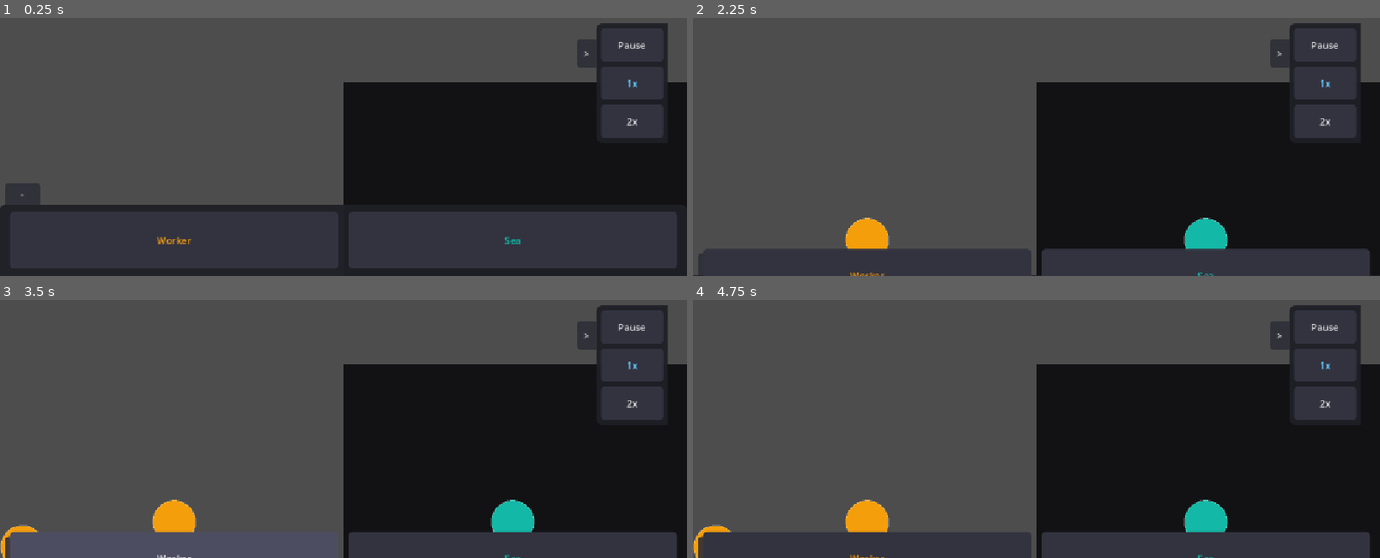
Above: before the commit, frames 1-4 (two rows, left to right).
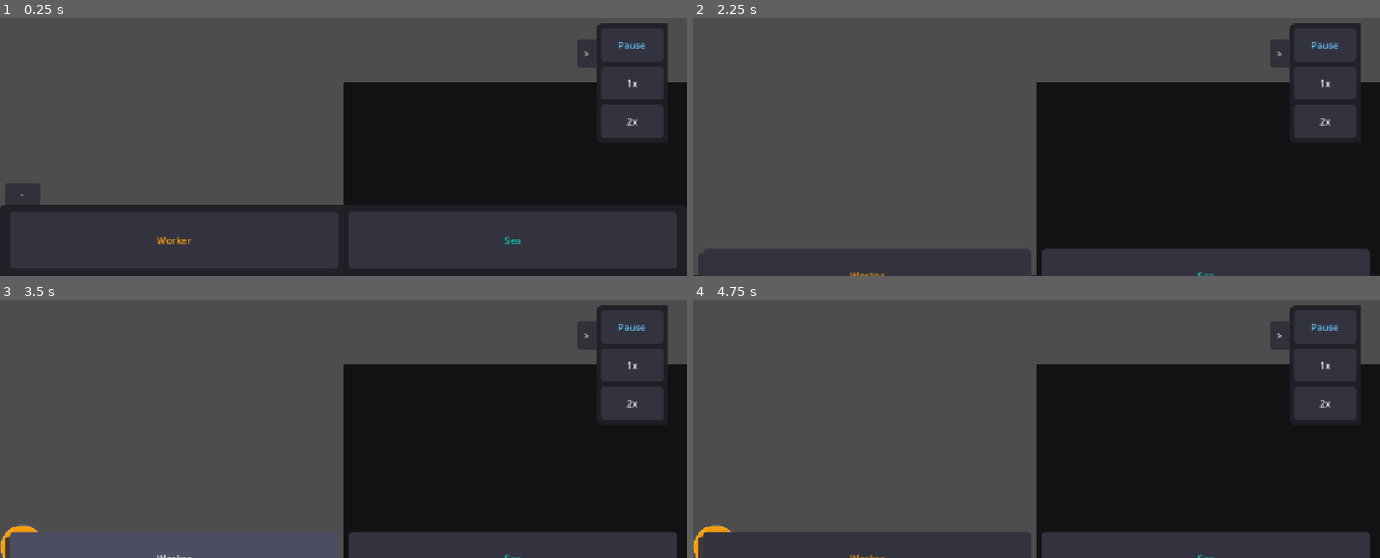
Above: after the commit, the same moments.

Repository: grigorysolomatov/hermes-graph-game-godot
Game: Godot game, scene res://root.tscn
Same seed, same stepped clock (60 frames per second), same inputs: the game is played once before the commit and once after it.
Inputs:
- Up to frame 1 (0.25 s): no input
- Up to frame 2 (2.25 s): click "Worker" at 0.5 s; click "Sea" at 1.25 s; click "-" at 2 s
- Up to frame 3 (3.5 s): click "+" at 2.75 s
- Up to frame 4 (4.75 s): click ">" at 3.5 s; click "<" at 4.25 s

The runs differ from the first frame. In frame 1, less than 0.1% of the frame differs, in the area x 90-94%, y 9-27%; in frame 2, 1.4%; in frame 3, 1.4%, in the area x 22-94%, y 9-91%; in frame 4, 1.4%.

Commit message:
fix: node drag, context menu, inventory, start paused

Diff:
--- a/graph-game/scenes/Node.tscn
+++ b/graph-game/scenes/Node.tscn
@@ -19,22 +19,10 @@
 expand_mode = 1
 stretch_mode = 5
 
-[node name="InventoryBox" type="HBoxContainer" parent="."]
+[node name="InventoryBox" type="VBoxContainer" parent="."]
 layout_mode = 0
-offset_left = -30.0
+offset_left = -40.0
 offset_top = 42.0
-offset_right = 30.0
-offset_bottom = 66.0
+offset_right = 40.0
+offset_bottom = 90.0
 alignment = 1
-
-[node name="InvIcon" type="TextureRect" parent="InventoryBox"]
-layout_mode = 2
-custom_minimum_size = Vector2(24, 24)
-expand_mode = 1
-stretch_mode = 5
-
-[node name="InvLabel" type="Label" parent="InventoryBox"]
-layout_mode = 2
-text = "0"
-theme_override_font_sizes/font_size = 20
-theme_override_colors/font_color = Color(0.9, 0.9, 0.9, 1)
--- a/graph-game/scenes/NodeMenu.tscn
+++ b/graph-game/scenes/NodeMenu.tscn
@@ -86,5 +86,3 @@
 text = "Sea"
 
 [connection signal="pressed" from="ToggleBtn" to="." method="_on_toggle_pressed"]
-[connection signal="button_down" from="Panel/HBox/WorkerBtn" to="." method="_on_worker_drag_started"]
-[connection signal="button_down" from="Panel/HBox/SeaBtn" to="." method="_on_sea_drag_started"]
--- a/graph-game/scripts/game_state.gd
+++ b/graph-game/scripts/game_state.gd
@@ -19,7 +19,7 @@
 var _next_edge_id: int = 0
 var _tick_timer: float = 0.0
 var _tick_interval: float = TICK_INTERVAL_1X
-var paused: bool = false
+var paused: bool = true
 var speed_multiplier: int = 1  # 1 or 2
 
 func _ready() -> void:
--- a/graph-game/scripts/main.gd
+++ b/graph-game/scripts/main.gd
@@ -73,7 +73,7 @@
 		return
 	_context_menu.node_id = node_id
 	var screen_pos: Vector2 = get_viewport().get_canvas_transform() * world_pos
-	screen_pos.y -= 70.0
+	screen_pos.y -= 100.0
 	screen_pos.x -= 80.0
 	_context_menu.position = screen_pos
 	_context_menu.show()
--- a/graph-game/scripts/node_menu.gd
+++ b/graph-game/scripts/node_menu.gd
@@ -16,6 +16,8 @@
 var _fish_tex: Texture2D = null
 
 @onready var _toggle_btn: Button = $ToggleBtn
+@onready var _worker_btn: Button = $Panel/HBox/WorkerBtn
+@onready var _sea_btn: Button = $Panel/HBox/SeaBtn
 
 func set_textures(labor: Texture2D, fish: Texture2D) -> void:
 	_labor_tex = labor
@@ -37,53 +39,79 @@
 		_tween.tween_property(self, "offset_top", EXPANDED_OFFSET, 0.25)
 		_toggle_btn.text = "-"
 
-func _on_worker_drag_started() -> void:
-	_begin_drag(GameState.NodeType.WORKER)
-
-func _on_sea_drag_started() -> void:
-	_begin_drag(GameState.NodeType.SEA)
-
-func _begin_drag(type: GameState.NodeType) -> void:
-	_drag_type = type
-	_dragging = true
-
 func _screen_to_world(screen_pos: Vector2) -> Vector2:
 	return get_viewport().get_canvas_transform().affine_inverse() * screen_pos
 
 func _input(event: InputEvent) -> void:
+	# Detect drag start from a press inside a node button
 	if not _dragging:
+		var screen_pos: Vector2 = Vector2.ZERO
+		var is_press: bool = false
+		if event is InputEventScreenTouch and event.pressed:
+			screen_pos = event.position
+			is_press = true
+		elif event is InputEventMouseButton and event.button_index == MOUSE_BUTTON_LEFT and event.pressed:
+			screen_pos = event.position
+			is_press = true
+		if is_press and is_instance_valid(_worker_btn) and is_instance_valid(_sea_btn):
+			if _worker_btn.get_global_rect().has_point(screen_pos):
+				_drag_type = GameState.NodeType.WORKER
+				_dragging = true
+				_spawn_ghost(screen_pos)
+				get_viewport().set_input_as_handled()
+				return
+			elif _sea_btn.get_global_rect().has_point(screen_pos):
+				_drag_type = GameState.NodeType.SEA
+				_dragging = true
+				_spawn_ghost(screen_pos)
+				get_viewport().set_input_as_handled()
+				return
 		return
+
+	# Already dragging: track motion and release
 	var pos: Vector2 = Vector2.ZERO
 	var released: bool = false
+	var has_event: bool = true
+
 	if event is InputEventScreenTouch:
 		pos = event.position
 		released = not event.pressed
+	elif event is InputEventScreenDrag:
+		pos = event.position
 	elif event is InputEventMouseMotion:
 		pos = event.position
-	elif event is InputEventMouseButton:
+	elif event is InputEventMouseButton and event.button_index == MOUSE_BUTTON_LEFT:
 		pos = event.position
 		released = not event.pressed
 	else:
+		has_event = false
+
+	if not has_event:
 		return
 
-	if _ghost == null and _game_world != null:
-		_spawn_ghost(pos)
 	if _ghost != null:
 		_ghost.global_position = _screen_to_world(pos)
 
 	if released:
 		_finish_drag(pos)
+		get_viewport().set_input_as_handled()
 
-func _spawn_ghost(_screen_pos: Vector2) -> void:
+func _spawn_ghost(screen_pos: Vector2) -> void:
+	if _game_world == null:
+		return
 	var scene: PackedScene = load("res://scenes/Node.tscn")
 	_ghost = scene.instantiate()
 	_game_world.add_child(_ghost)
 	_ghost.setup_ghost(_drag_type, _labor_tex, _fish_tex)
+	_ghost.global_position = _screen_to_world(screen_pos)
 
 func _finish_drag(screen_pos: Vector2) -> void:
 	_dragging = false
 	if _ghost != null:
-		var world_pos: Vector2 = _screen_to_world(screen_pos)
 		_ghost.queue_free()
 		_ghost = null
-		spawn_node_requested.emit(_drag_type, world_pos)
+	# Cancel if released inside the NodeMenu panel
+	if get_global_rect().has_point(screen_pos):
+		return
+	var world_pos: Vector2 = _screen_to_world(screen_pos)
+	spawn_node_requested.emit(_drag_type, world_pos)
--- a/graph-game/scripts/node_view.gd
+++ b/graph-game/scripts/node_view.gd
@@ -6,19 +6,23 @@
 const NODE_RADIUS: float = 36.0
 const WORKER_COLOR: Color = Color(0.961, 0.620, 0.043)
 const SEA_COLOR: Color = Color(0.078, 0.722, 0.651)
+const DRAG_THRESHOLD: float = 10.0
 
 var node_id: int = -1
 var node_type: GameState.NodeType = GameState.NodeType.WORKER
 var is_ghost: bool = false
 
 @onready var _icon: TextureRect = $Circle/Icon
-@onready var _inventory_box: HBoxContainer = $InventoryBox
-@onready var _inv_icon: TextureRect = $InventoryBox/InvIcon
-@onready var _inv_label: Label = $InventoryBox/InvLabel
+@onready var _inventory_box: VBoxContainer = $InventoryBox
 
 var _labor_tex: Texture2D
 var _fish_tex: Texture2D
 var _color: Color = WORKER_COLOR
+
+var _tracking: bool = false
+var _touch_start_screen: Vector2 = Vector2.ZERO
+var _is_dragging: bool = false
+static var _drag_owner: int = -1
 
 func setup(id: int, type: GameState.NodeType, labor_texture: Texture2D, fish_texture: Texture2D) -> void:
 	node_id = id
@@ -56,17 +60,31 @@
 func _update_inventory() -> void:
 	if is_ghost or not is_instance_valid(_inventory_box):
 		return
-	var res: GameState.ResourceType
-	var tex: Texture2D
+	for child in _inventory_box.get_children():
+		child.queue_free()
+	var show_resources: Array = []
 	if node_type == GameState.NodeType.WORKER:
-		res = GameState.ResourceType.LABOR
-		tex = _labor_tex
+		show_resources = [GameState.ResourceType.LABOR]
 	else:
-		res = GameState.ResourceType.FISH
-		tex = _fish_tex
-	var count: int = GameState.get_node_inventory_count(node_id, res)
-	_inv_icon.texture = tex
-	_inv_label.text = str(count)
+		if GameState.get_node_inventory_count(node_id, GameState.ResourceType.LABOR) > 0:
+			show_resources.append(GameState.ResourceType.LABOR)
+		show_resources.append(GameState.ResourceType.FISH)
+	for res: GameState.ResourceType in show_resources:
+		var count: int = GameState.get_node_inventory_count(node_id, res)
+		var row := HBoxContainer.new()
+		row.alignment = BoxContainer.ALIGNMENT_CENTER
+		var icon := TextureRect.new()
+		icon.custom_minimum_size = Vector2(20, 20)
+		icon.expand_mode = TextureRect.EXPAND_FIT_WIDTH_PROPORTIONAL
+		icon.stretch_mode = TextureRect.STRETCH_KEEP_ASPECT_CENTERED
+		icon.texture = _labor_tex if res == GameState.ResourceType.LABOR else _fish_tex
+		var lbl := Label.new()
+		lbl.text = str(count)
+		lbl.add_theme_font_size_override("font_size", 18)
+		lbl.add_theme_color_override("font_color", Color(0.9, 0.9, 0.9))
+		row.add_child(icon)
+		row.add_child(lbl)
+		_inventory_box.add_child(row)
 
 func _on_tick() -> void:
 	_update_inventory()
@@ -74,18 +92,52 @@
 func _input(event: InputEvent) -> void:
 	if is_ghost:
 		return
-	var screen_pos: Vector2 = Vector2.ZERO
-	var pressed: bool = false
-	if event is InputEventScreenTouch:
-		pressed = event.pressed
-		screen_pos = event.position
-	elif event is InputEventMouseButton and event.button_index == MOUSE_BUTTON_LEFT:
-		pressed = event.pressed
-		screen_pos = event.position
-	if not pressed:
+
+	# Press: start tracking if on this node and no other node owns the drag
+	if (event is InputEventScreenTouch and event.pressed) or \
+	   (event is InputEventMouseButton and event.button_index == MOUSE_BUTTON_LEFT and event.pressed):
+		if _drag_owner >= 0 and _drag_owner != node_id:
+			return
+		var screen_pos: Vector2 = event.position
+		var world_pos: Vector2 = get_viewport().get_canvas_transform().affine_inverse() * screen_pos
+		var local: Vector2 = to_local(world_pos)
+		if local.length() <= NODE_RADIUS + 10.0:
+			_tracking = true
+			_is_dragging = false
+			_touch_start_screen = screen_pos
+			_drag_owner = node_id
+			get_viewport().set_input_as_handled()
 		return
-	var world_pos: Vector2 = get_viewport().get_canvas_transform().affine_inverse() * screen_pos
-	var local: Vector2 = to_local(world_pos)
-	if local.length() <= NODE_RADIUS + 10.0:
-		node_tapped.emit(node_id, global_position)
+
+	if not _tracking or _drag_owner != node_id:
+		return
+
+	# Motion: update drag
+	if event is InputEventScreenDrag or event is InputEventMouseMotion:
+		var screen_pos: Vector2 = event.position
+		if not _is_dragging:
+			if screen_pos.distance_to(_touch_start_screen) > DRAG_THRESHOLD:
+				_is_dragging = true
+		if _is_dragging:
+			var world_pos: Vector2 = get_viewport().get_canvas_transform().affine_inverse() * screen_pos
+			global_position = world_pos
+			if node_id >= 0 and GameState.nodes.has(node_id):
+				GameState.nodes[node_id]["position"] = world_pos
+			get_viewport().set_input_as_handled()
+		return
+
+	# Release
+	if (event is InputEventScreenTouch and not event.pressed) or \
+	   (event is InputEventMouseButton and event.button_index == MOUSE_BUTTON_LEFT and not event.pressed):
+		if _is_dragging:
+			var screen_pos: Vector2 = event.position
+			var world_pos: Vector2 = get_viewport().get_canvas_transform().affine_inverse() * screen_pos
+			global_position = world_pos
+			if node_id >= 0 and GameState.nodes.has(node_id):
+				GameState.nodes[node_id]["position"] = world_pos
+		else:
+			node_tapped.emit(node_id, global_position)
+		_tracking = false
+		_is_dragging = false
+		_drag_owner = -1
 		get_viewport().set_input_as_handled()
--- a/graph-game/scripts/time_controls.gd
+++ b/graph-game/scripts/time_controls.gd
@@ -13,7 +13,7 @@
 @onready var _speed2_btn: Button = $Panel/VBox/Speed2Btn
 
 func _ready() -> void:
-	_set_active_speed(1)
+	_set_active_speed(-1)
 
 func _on_toggle_pressed() -> void:
 	_collapsed = !_collapsed
